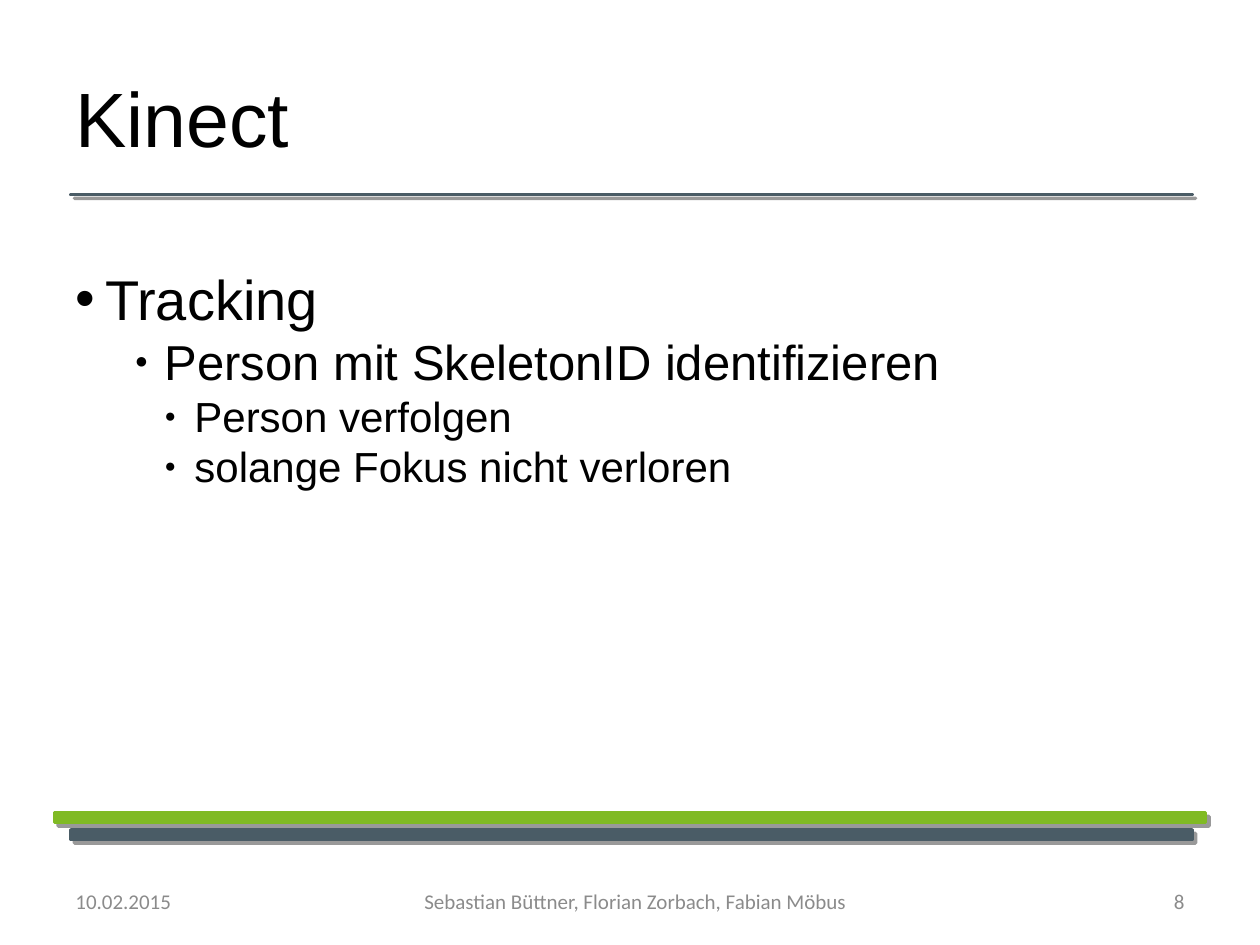
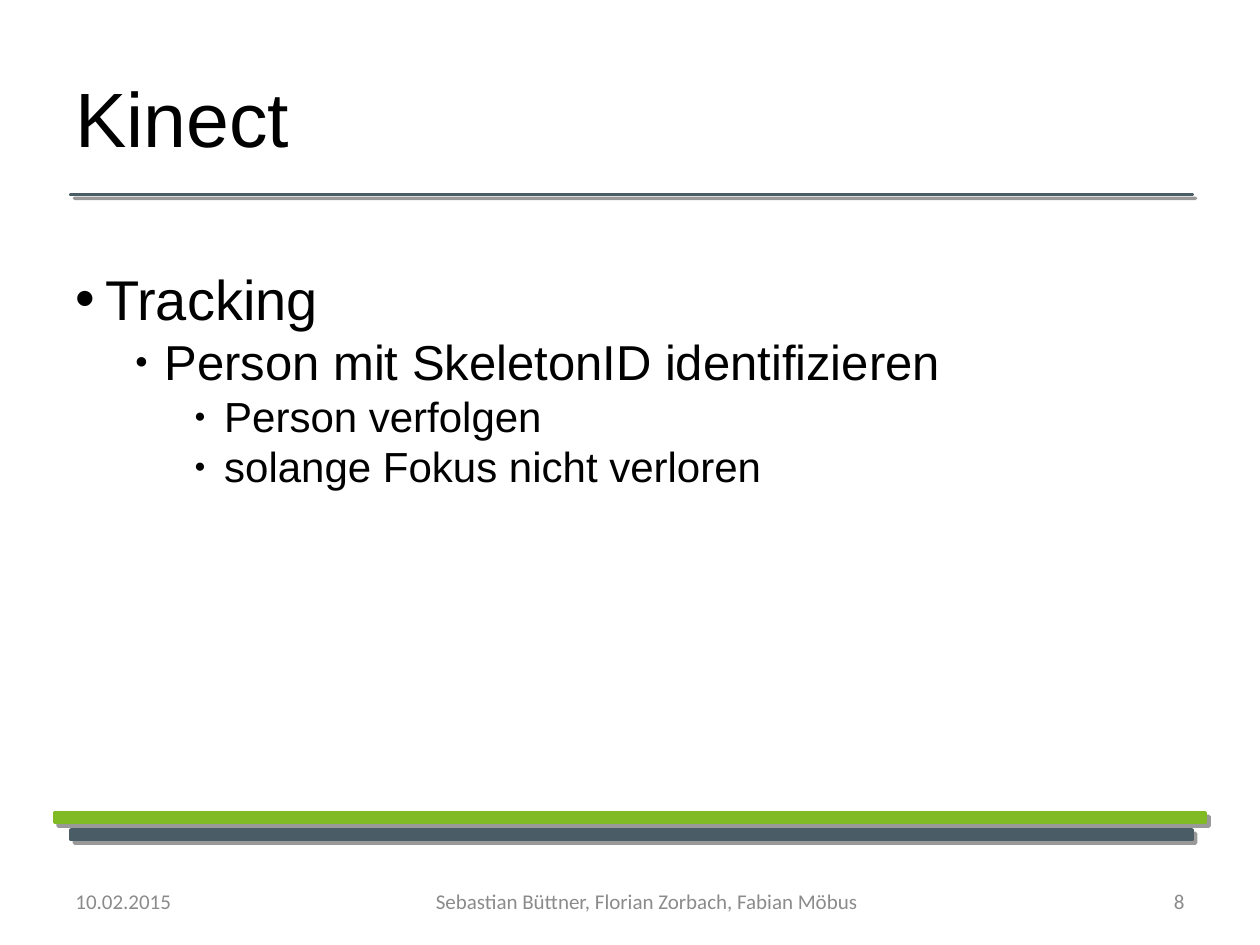
Before and after one commit to YoloSoftDE/YoloTrack, a slide deck: slide 8 of Documentation/Biometrie_praesentation.odp. Drawn at 1260x945 pixels with LibreOffice and Linux fonts; fonts in the diff are those of the drawing; background and template pictures are left out. Boxes give left, top, right and bottom in pixels: in the first picture for what was removed or moved away, otherwise in the second. Text is boxed around its words. In the diff, an @@ line names an element or a change of style, - is before the commit and + after.

Commit message:
präsi
layout updated

```diff
--- a/Documentation/Biometrie_praesentation.odp
+++ b/Documentation/Biometrie_praesentation.odp
@@ text at <box>224,401,761,491</box>: list level 4 to 5 in "Person verfolgen"; list level 4 to 5 in "solange Fokus nicht verloren" @@
@@ text "Sebastian Büttner, Florian Zorbach, Fabian ...": place and size @@
-text "Sebastian Büttner, Florian Zorbach, Fabian ..." at <box>424,894,845,912</box>
+text "Sebastian Büttner, Florian Zorbach, Fabian ..." at <box>436,894,857,912</box>
```
Also in this commit, not shown: 20 other slides changed.
